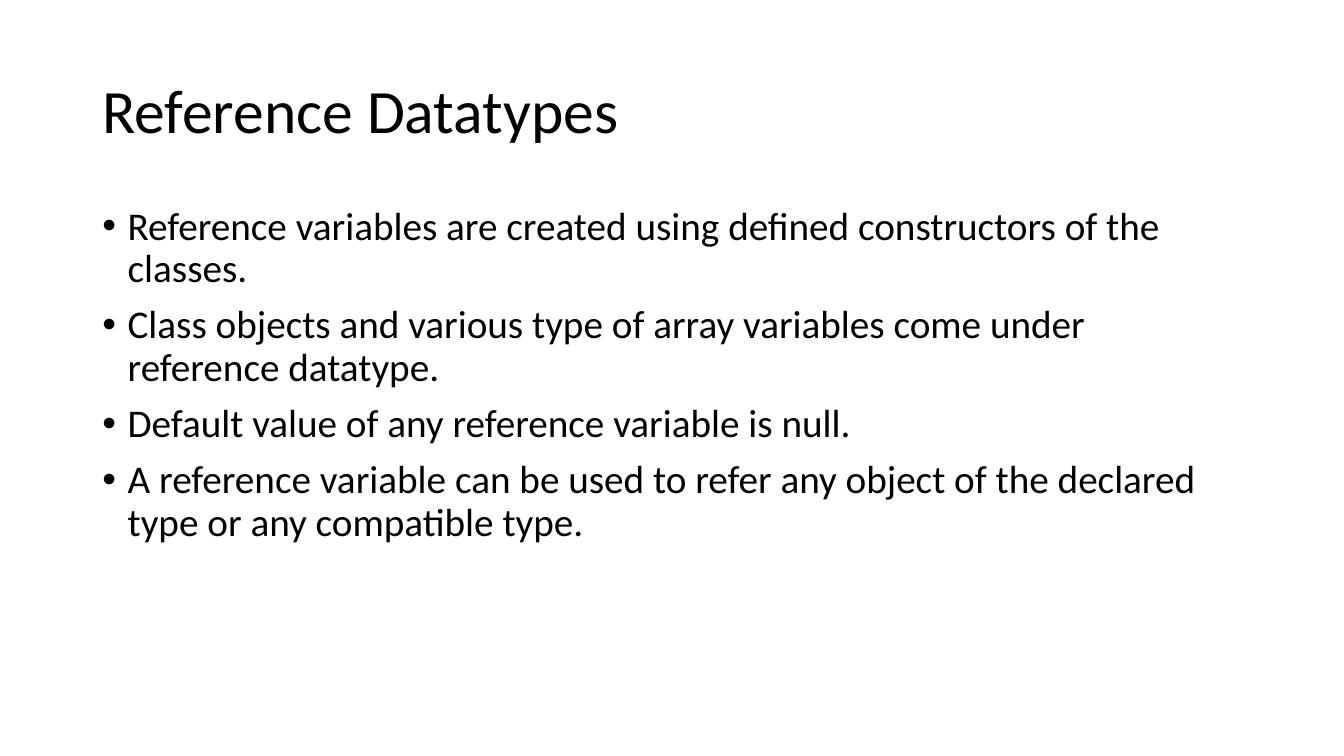
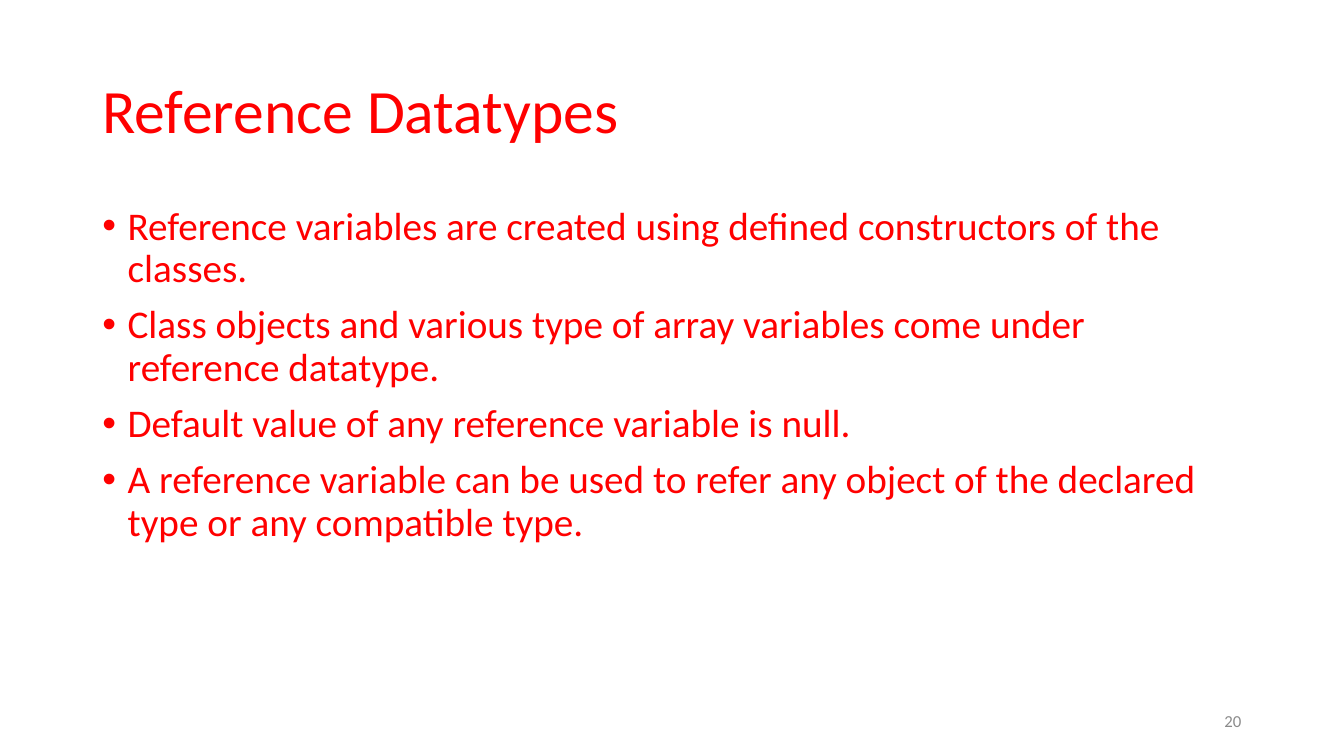
Before and after one commit to karzanosman/java, a slide deck: slide 20 of 01-Programming Fundamentals.pptx (slide 21 before the commit). Drawn at 1344x756 pixels with LibreOffice and Linux fonts; fonts in the diff are those of the drawing. Boxes give left, top, right and bottom in pixels: in the first picture for what was removed or moved away, otherwise in the second. Text is boxed around its words. In the diff, an @@ line names an element or a change of style, - is before the commit and + after.

```diff
--- a/01-Programming Fundamentals.pptx
+++ b/01-Programming Fundamentals.pptx
@@ title "Reference Datatypes" at [102,90,618,143]: text colour #000000 to #FF0000 @@
@@ text "Reference variables are created using ..." at [128,212,1196,543]: text colour #000000 to #FF0000 @@
@@ page number added at [1224,716,1241,727], 12 pt, text #8C8C8C @@
+20
```
Also in this commit, not shown: 32 other slides changed, 1 slide removed, 2 other files.
